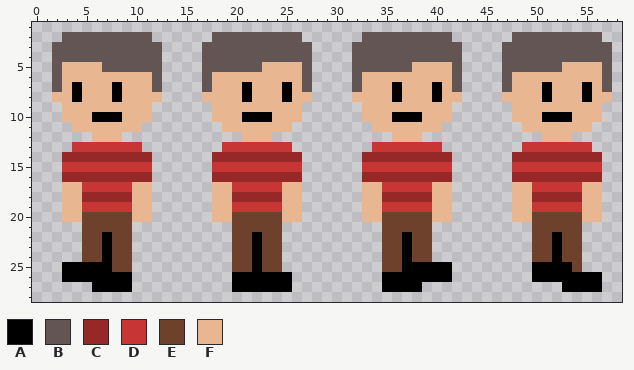
One commit to this pixel-art sprite: images/player-sheet1.png. Above, as it was before the edit.
The file is 64x64 pixels. Shown: x 0..58, y 1..28.
Palette (. is transparent): A #000000  B #645555  C #962828  D #c83535  E #6e412d  F #e8b690
After:
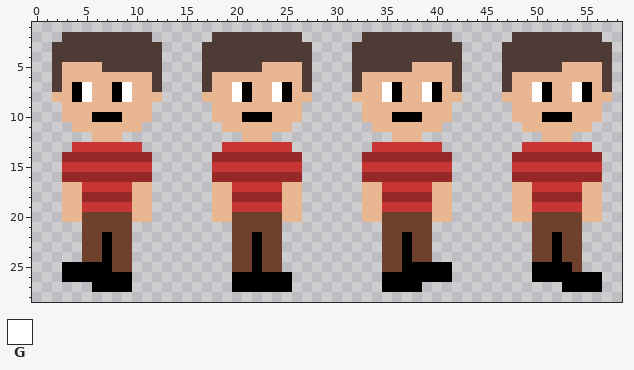
Colours new in this view: G #ffffff
Change:
@@ palette @@
-B #645555
+B #4e3b36
@@ x 0..58 @@
  6 ..BFFFFFFFFFB....BFFFFFFFFFB....BFFFFFFFFFB....BFFFFFFFFFB.
- 7 ..BFAFFFAFFFB....BFFFAFFFAFB....BFFFAFFFAFB....BFFFAFFFAFB.
- 8 ..FFAFFFAFFFF....FFFFAFFFAFF....FFFFAFFFAFF....FFFFAFFFAFF.
+ 7 ..BFAGFFAGFFB....BFFGAFFGAFB....BFFGAFFGAFB....BFFGAFFGAFB.
+ 8 ..FFAGFFAGFFF....FFFGAFFGAFF....FFFGAFFGAFF....FFFGAFFGAFF.
  9 ...FFFFFFFFF......FFFFFFFFF......FFFFFFFFF......FFFFFFFFF..
